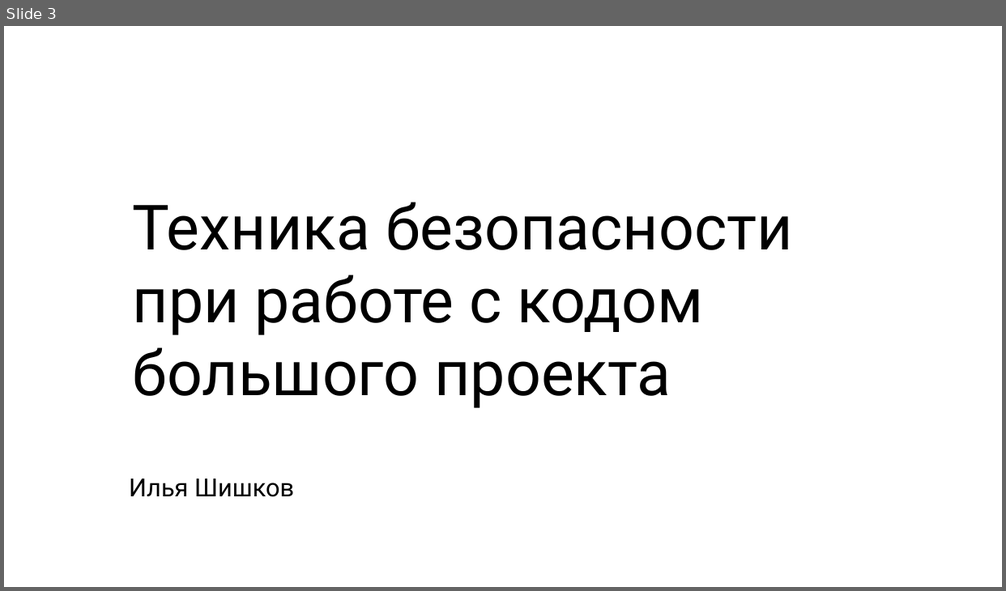
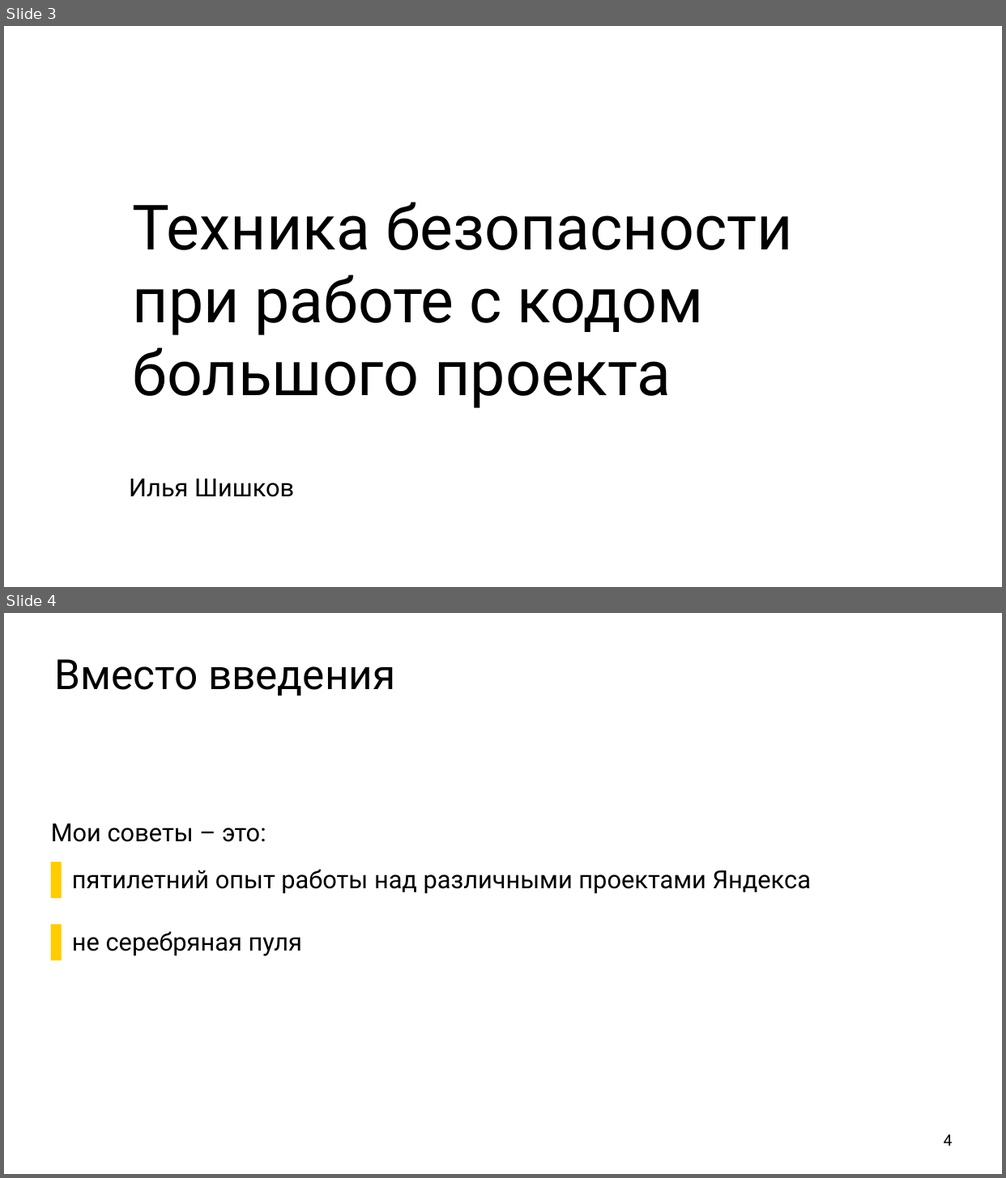
Before and after one commit to ishfb/secr2017, a slide deck: slides.pptx. Shown one above the other, each under a label of ours: slide 3 before the commit, slides 3 and 4 after it. The pictures are 1006x591 and 1006x1178 pixels, drawn with LibreOffice and Linux fonts; fonts in the diff are those of the drawing; background and template pictures are left out. Boxes give left, top, right and bottom in pixels: in the first picture for what was removed or moved away, otherwise in the second. Text is boxed around its words. In the diff, an @@ line names an element or a change of style, - is before the commit and + after.

```diff
--- a/slides.pptx
+++ b/slides.pptx
@@ slide 4 added at [4,613,1002,1174], background #FFFFFF @@
@@ title added at [54,659,395,696], 80 pt, text #000000 @@
+Вместо введения
@@ text added at [51,824,811,956], 48 pt, text #000000 @@
+Мои советы – это:
+  ▌ пятилетний опыт работы над различными проектами Яндекса
+  ▌ не серебряная пуля
@@ page number added at [944,1135,953,1146], 30 pt, text #000000 @@
+4
```
Also in this commit, not shown: 1 other slide added, 1 other file.
